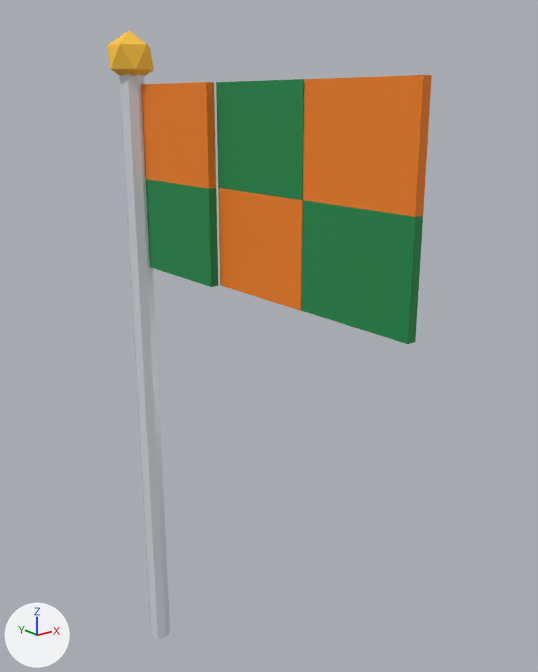
What one commit did to the Blender file blender/models/acc_flag.blend.
Camera for both pictures: a 50 mm lens placed at (-0.918, -1.67, 1.519), pointed at (0.092, -0.407, 1.014). The lights are fixed; the arrows at lower left show +X, +Y and +Z. The first picture is the older version.

The scene before the commit, as lines of its bpy script (objects in view):
```python
me_cylinder = bpy.data.meshes.new('Cylinder')
me_cylinder.from_pydata(...)  # an 8-sided cylinder along z spanning x -0.03..0.03, y -0.03..0.03, z -0.8..0.8, material slot 0; an icosphere of 20 faces spanning x -0.05..0.05, y -0.05..0.05, z 0.76..0.88, material slot 1; a box spanning x 0.01..0.03, y -0.3..-0.02, z 0.54..0.76, material slot 2; a box spanning x 0.01..0.03, y -0.3..-0.02, z 0.32..0.54, material slot 3; a box spanning x 0.04..0.06, y -0.58..-0.3, z 0.54..0.76, material slot 3; a box spanning x 0.04..0.06, y -0.58..-0.3, z 0.32..0.54, material slot 2; a box spanning x 0.04..0.06, y -0.86..-0.58, z 0.54..0.76, material slot 2; a box spanning x 0.04..0.06, y -0.86..-0.58, z 0.32..0.54, material slot 3
me_cylinder.materials.append(mat_pole)  # light grey #d9dde3
me_cylinder.materials.append(mat_gold)  # yellow #ffc83d
me_cylinder.materials.append(mat_flagorange)  # orange #f5821f
me_cylinder.materials.append(mat_flaggreen)  # green #1f8a4c
ob_accflag = bpy.data.objects.new('AccFlag', me_cylinder)
ob_accflag.location = (0.0, 0.0, 0.8)
```
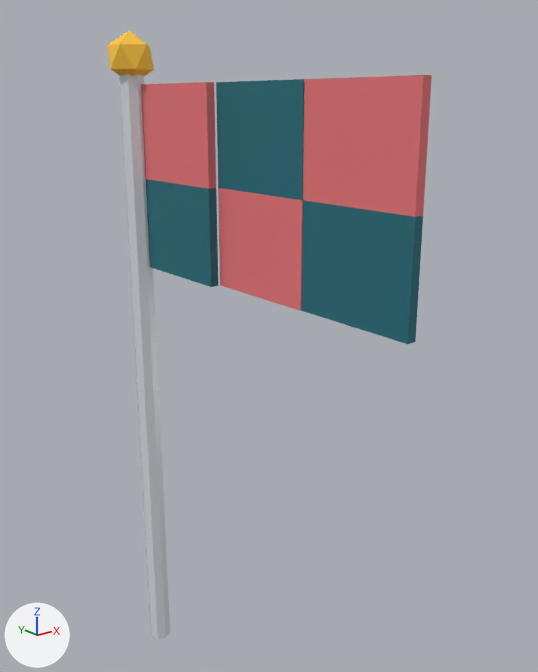
Where the change shows, as pixel boxes [x1, y1, x2, y2] in the pictures (538 x 672 px):
part 1 of me_cylinder, recoloured (orange to pink): [141, 75, 432, 311] in both
part 2 of me_cylinder, recoloured (green to dark cyan): [146, 79, 423, 344] in both

What the commit changed:
Material 'FlagCoral' (mat_flagcoral) is new.
Its base color is (0.807, 0.178, 0.188) (pink #e87578).
Its roughness is 0.75.
Material 'FlagTeal' (mat_flagteal) is new.
Its base color is (0.0152, 0.15, 0.191) (dark cyan #216c79).
Its roughness is 0.75.
me_cylinder has 76 vertices, 66 faces and spans x -0.05..0.06, y -0.86..0.05, z -0.8..0.88.
me_cylinder is used by ob_accflag; location (0.0, 0.0, 0.8).
me_cylinder part 1: all 18 faces that had it switch from mat_flagorange (orange #f5821f) to mat_flagcoral (pink #e87578).
me_cylinder part 2: all 18 faces that had it switch from mat_flaggreen (green #1f8a4c) to mat_flagteal (dark cyan #216c79).
